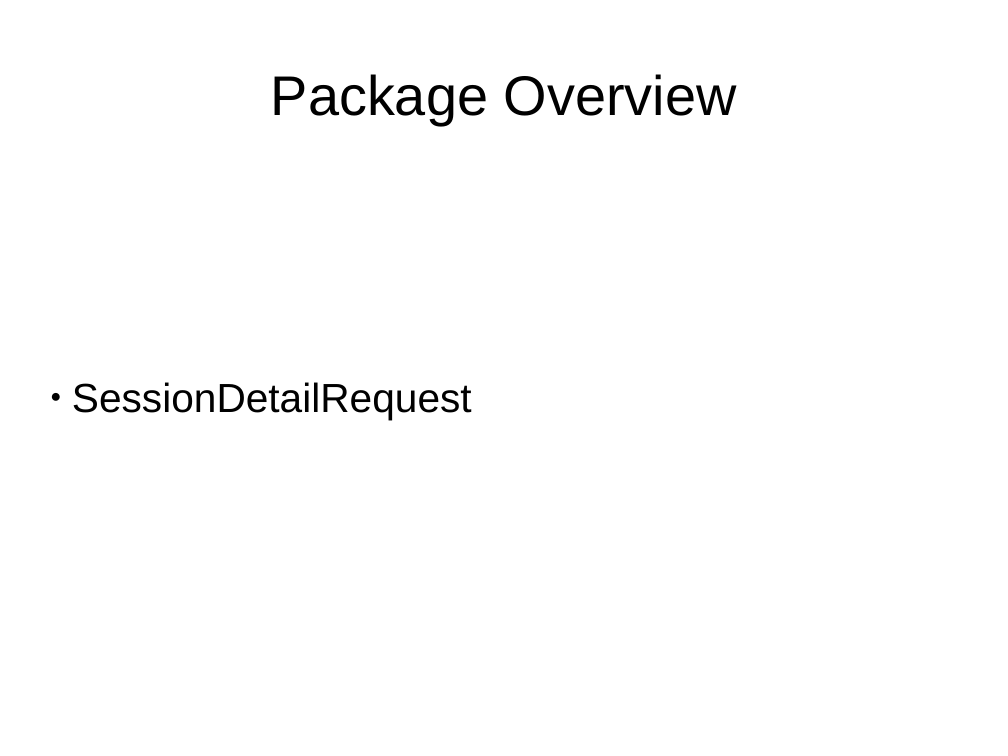
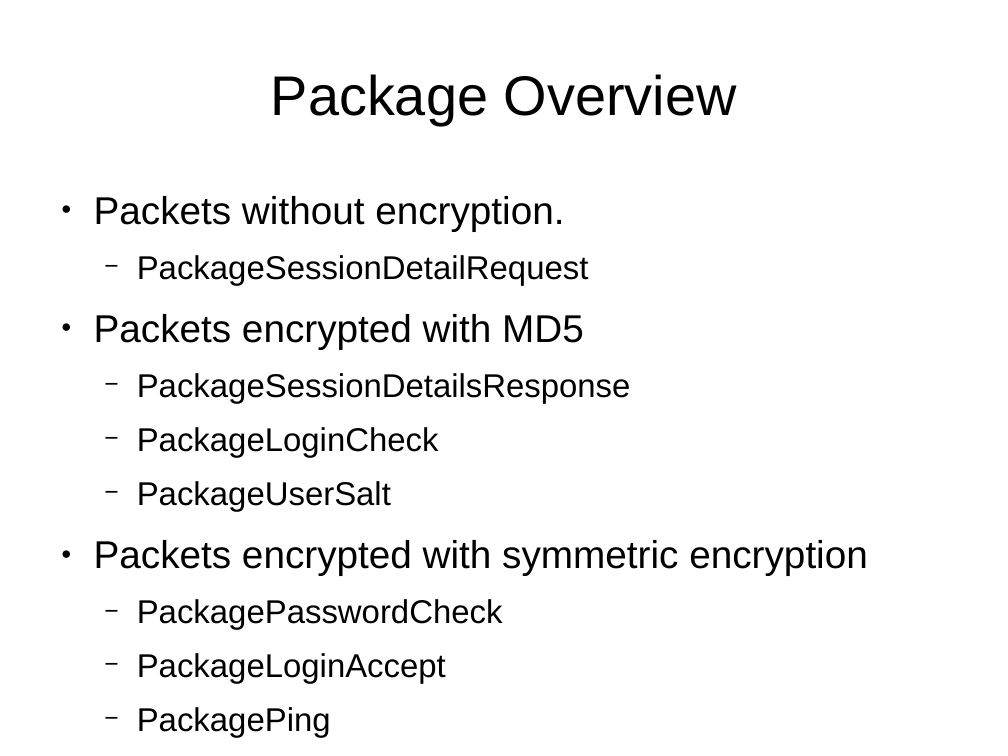
Before and after one commit to Luxan/ServerClientQTCrypto, a slide deck: slide 1 of designer_doc/Network Package Overview.odp. Drawn at 1008x756 pixels with LibreOffice and Linux fonts; fonts in the diff are those of the drawing. Boxes give left, top, right and bottom in pixels: in the first picture for what was removed or moved away, otherwise in the second. Text is boxed around its words. In the diff, an @@ line names an element or a change of style, - is before the commit and + after.

```diff
--- a/designer_doc/Network Package Overview.odp
+++ b/designer_doc/Network Package Overview.odp
@@ text "Packets without encryption." at [94, 196, 868, 738]: vertical alignment middle to top @@
@@ text at [94, 196, 868, 738]: text changed; size 32 to 25.9 pt @@
-● SessionDetailRequest
+● Packets without encryption.
+  − PackageSessionDetailRequest
+● Packets encrypted with MD5
+  − PackageSessionDetailsResponse
+  − PackageLoginCheck
+  − PackageUserSalt
+● Packets encrypted with symmetric encryption
+  − PackagePasswordCheck
+  − PackageLoginAccept
+  − PackagePing
```
Also in this commit, not shown: 9 slides added, 25 other files.
